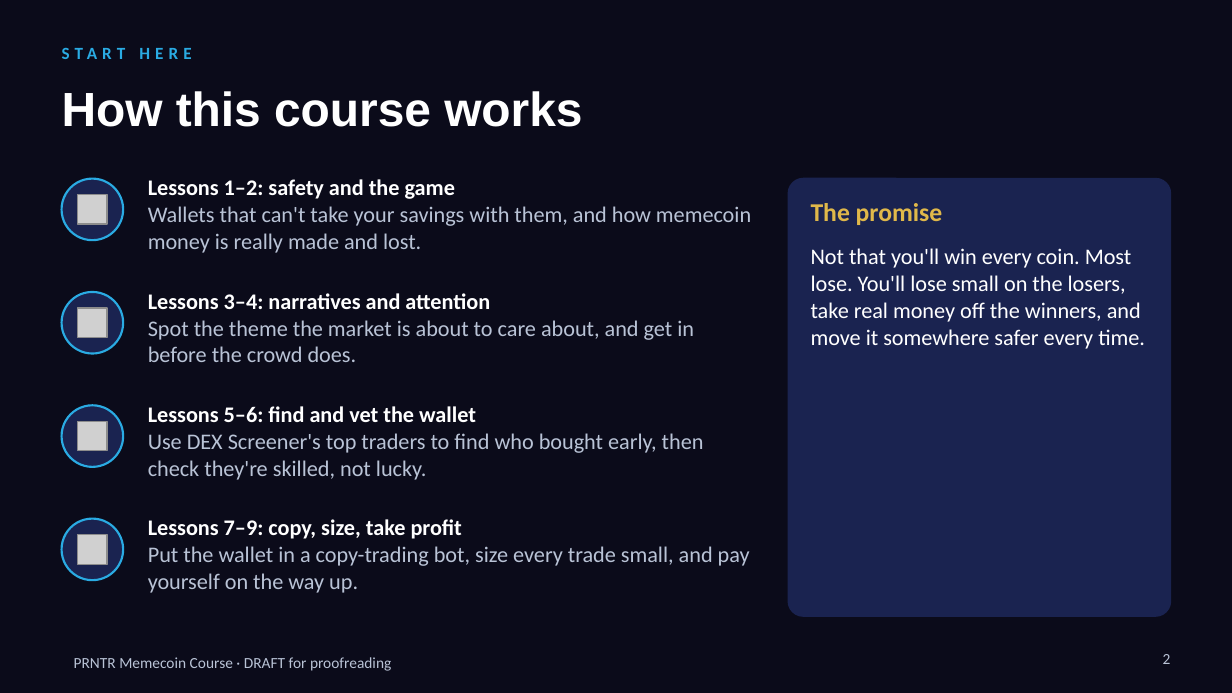
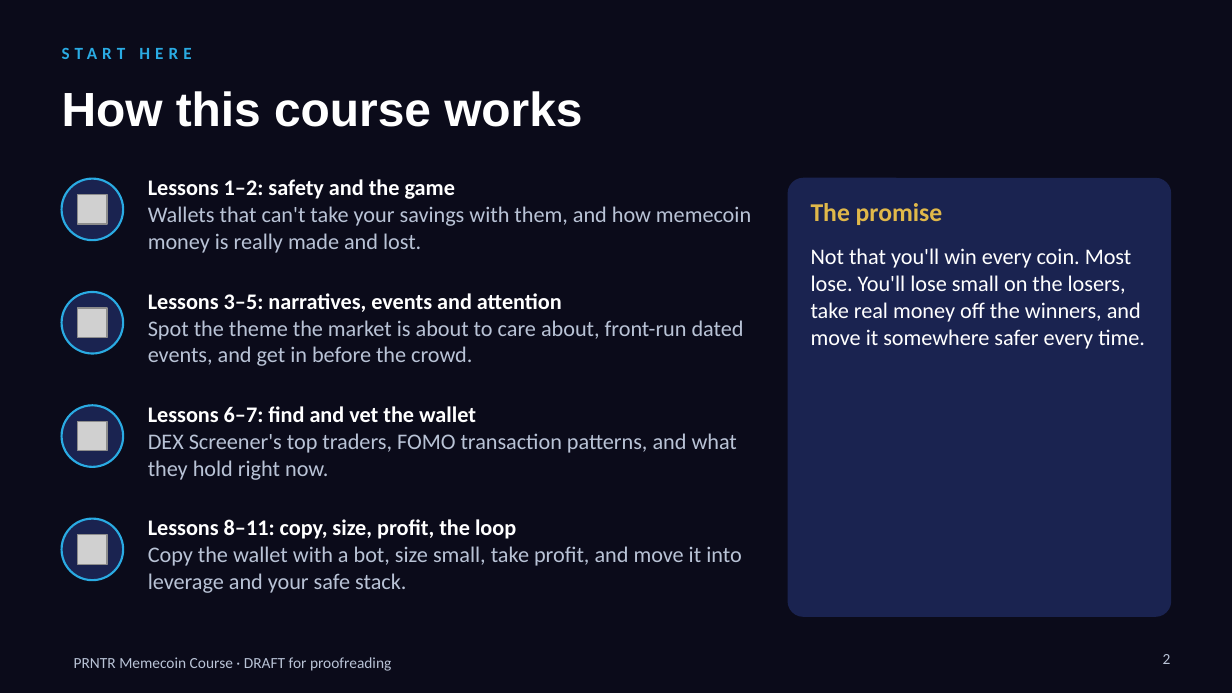
Before and after one commit to dropshippingpharmacist/SDFSDFSFDS, a slide deck: slide 2 of business_course/memecoin_course/PRNTR_Memecoin_Course_DRAFT.pptx. Drawn at 1232x693 pixels with LibreOffice and Linux fonts; fonts in the diff are those of the drawing; grey boxes stand for pictures. Boxes give left, top, right and bottom in pixels: in the first picture for what was removed or moved away, otherwise in the second. Text is boxed around its words. In the diff, an @@ line names an element or a change of style, - is before the commit and + after.

```diff
--- a/business_course/memecoin_course/PRNTR_Memecoin_Course_DRAFT.pptx
+++ b/business_course/memecoin_course/PRNTR_Memecoin_Course_DRAFT.pptx
@@ text at [148,293,744,366]: text changed @@
-Lessons 3–4: narratives and attention
-Spot the theme the market is about to care about, and get in before the crowd does.
+Lessons 3–5: narratives, events and attention
+Spot the theme the market is about to care about, front-run dated events, and get in before the crowd.
@@ text at [148,406,737,480]: text changed @@
-Lessons 5–6: find and vet the wallet
-Use DEX Screener's top traders to find who bought early, then check they're skilled, not lucky.
+Lessons 6–7: find and vet the wallet
+DEX Screener's top traders, FOMO transaction patterns, and what they hold right now.
@@ text at [148,519,741,593]: text changed @@
-Lessons 7–9: copy, size, take profit
-Put the wallet in a copy-trading bot, size every trade small, and pay yourself on the way up.
+Lessons 8–11: copy, size, profit, the loop
+Copy the wallet with a bot, size small, take profit, and move it into leverage and your safe stack.
```
Also in this commit, not shown: 22 other slides changed, 14 slides added, 4 other files.
